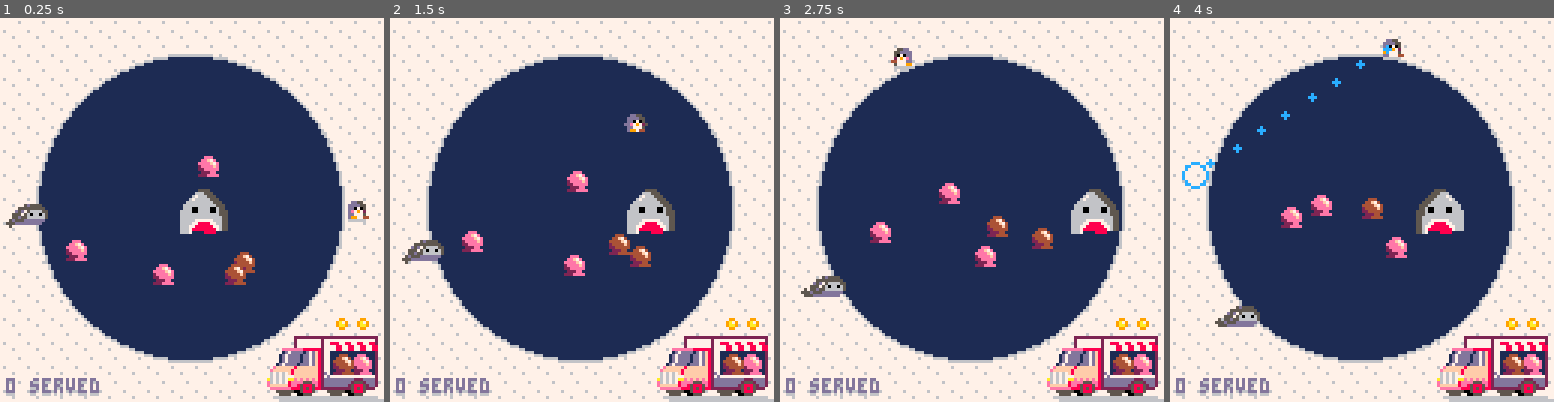
Above: before the commit, frames 1-4 (left to right).
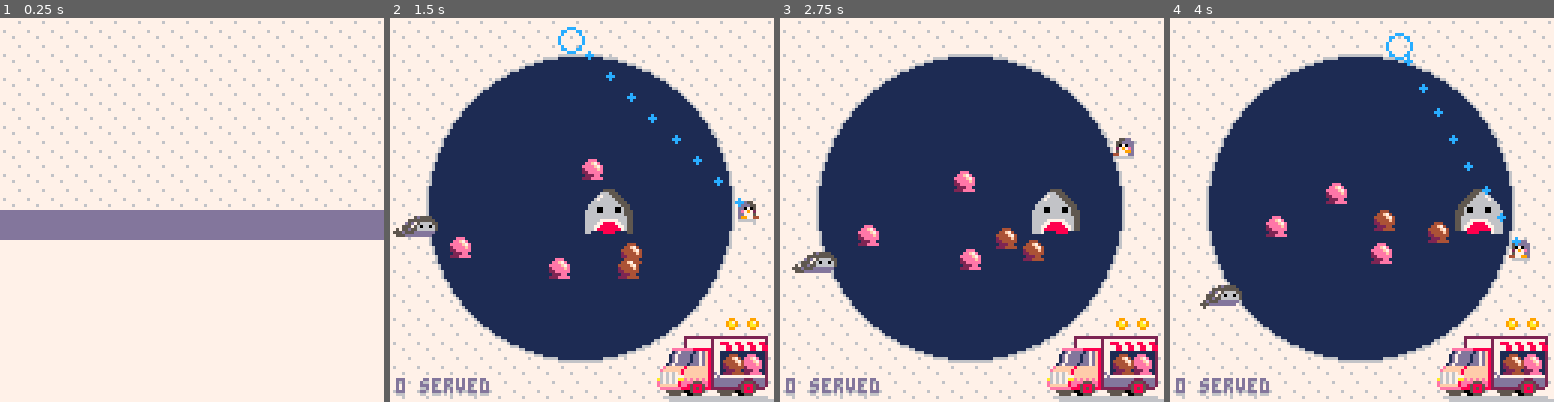
Above: after the commit, the same moments.

Repository: phwebi/loop-n-scoop
Game: PICO-8 cartridge not_frogger.p8
The game is run twice, just before and just after one commit, with the same random seed, the same clock (stepped at 60 frames per second) and the same inputs.
Inputs:
- Up to frame 1 (0.25 s): no input
- Up to frame 2 (1.5 s): tap O (Z key) at 0.33, 0.7, 1.43 s; tap X (X key) at 1.07 s
- Up to frame 3 (2.75 s): hold Left 1.97-2.37 s; tap X (X key) at 2.07, 2.4, 2.73 s; tap O (Z key) at 2.22 s; hold Down from 2.42 s (still down)
- Up to frame 4 (4 s): release Down at 2.82 s; hold Right 2.87-3.53 s; tap X (X key) at 3.07, 3.4, 3.73 s; tap O (Z key) at 3.1, 3.98 s; hold Up from 3.58 s (still down)

The runs differ from the first frame. In frame 1, 57% of the frame differs, in the area x 0-100%, y 9-100%; in frame 2, 5.9%; in frame 3, 5.5%; in frame 4, 6.0%.

Commit message:
title screen wip

Diff:
--- a/not_frogger.p8
+++ b/not_frogger.p8
@@ -62,6 +62,24 @@
 shark_sprite_end = 40
 shark_speed = 0.5
 
+function bp()
+ if (btnp(❎)) return true
+ if (btnp(🅾️)) return true
+end
+
+function printo(str,x,y,c1,c2)
+ for i=-1,1 do
+  for j=-1,1 do
+--   print(str,x+1,y,c2)
+--   print(str,x,y+1,c2)
+--   print(str,x-1,y,c2)
+--   print(str,x,y-1,c2)
+ print(str,x+i,y+j,c2)
+  end
+ end
+ print(str,x,y,c1)
+end
+
 -- state swapping
 state, next_state, change_state = {}, {}, false
 
@@ -70,7 +88,9 @@
 end
 
 function _init()
-  swap_state(play_state)
+  cartdata("boba_penguins")
+  best=dget(0)
+  swap_state(title_state)
 end
 
 function _update()
@@ -85,6 +105,64 @@
 function _draw()
   state.draw()
 end
+
+-- title state
+first=true
+function init_title()
+  wipe=0
+  t=-10
+end
+
+function update_title()
+  t+=1
+
+  if (bp() and wipe==0) then
+    wipe=1
+    sfx(61)
+    music(4)
+  end
+
+  if (wipe>0) then
+    wipe+=1
+    if (wipe>16) swap_state(play_state)
+  end
+end
+
+function draw_title()
+  cls(7)
+  map(0,0,0,0,16,16)
+
+  if (t>0) then
+    local c=t%16>4 and 13 or 14
+    print("🅾️ to start ",min(42,t-90),90,c)
+  end
+
+  -- best
+  local str="best: "..best
+  printo(str,128-#str*4-1,min(2,-50+t),7,13)
+
+  -- exit wipe
+  if (wipe>0) then
+    for y=0,128,4 do
+      circfill(circ_orig, circ_orig, wipe*3, 1)
+    end
+  end
+
+  -- entry wipe
+  if (t<32)then
+    rectfill(0,0+(t+10)*8,
+    128,128,13)
+    rectfill(0,10+(t+10)*8,
+    128,128,first and 7 or 10)
+  end
+end
+
+title_state = {
+  name = "title",
+  init = init_title,
+  update = update_title,
+  draw = draw_title
+}
 
 -- play state
 function init_play()
